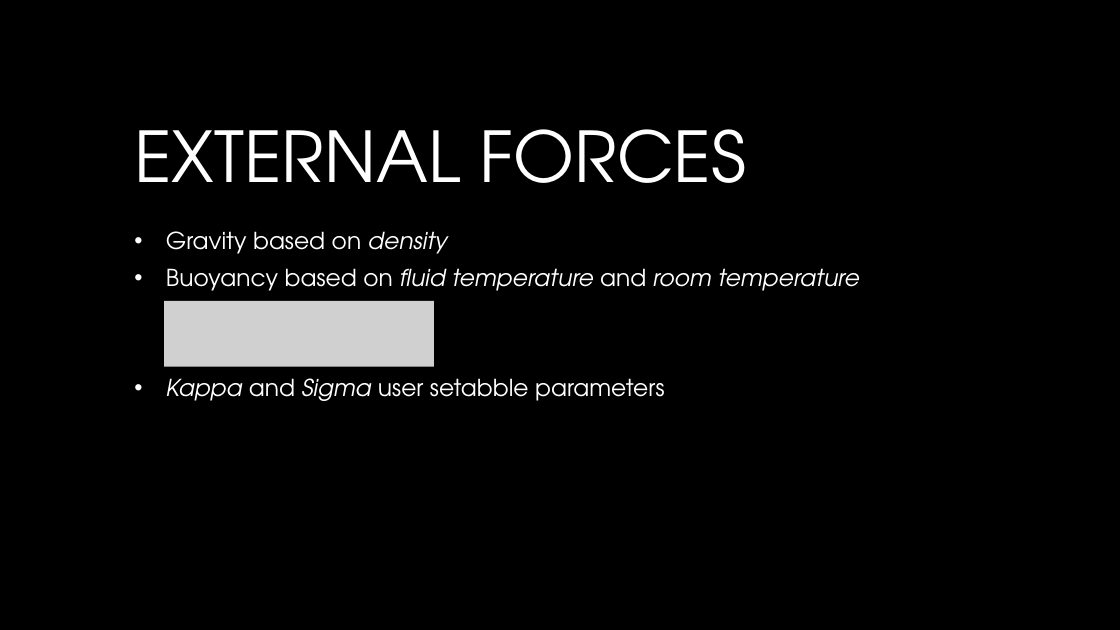
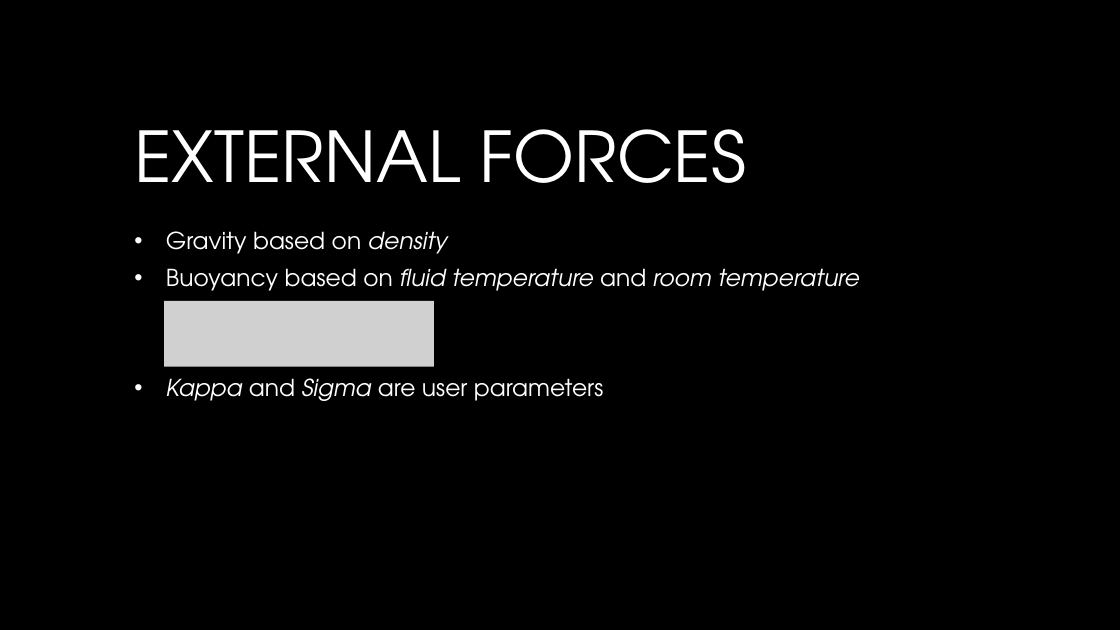
Before and after one commit to jan-van-bergen/FluidSim, a slide deck: slide 3 of Fluid simulation sandbox.pptx. Drawn at 1120x630 pixels with LibreOffice and Linux fonts; fonts in the diff are those of the drawing; grey boxes stand for pictures; background and template pictures are left out. Boxes give left, top, right and bottom in pixels: in the first picture for what was removed or moved away, otherwise in the second. Text is boxed around its words. In the diff, an @@ line names an element or a change of style, - is before the commit and + after.

Commit message:
Updated powerpoint

```diff
--- a/Fluid simulation sandbox.pptx
+++ b/Fluid simulation sandbox.pptx
@@ subtitle at [166, 378, 604, 401]: text changed @@
-• Kappa and Sigma user setabble parameters
+• Kappa and Sigma are user parameters
```
Also in this commit, not shown: 1 other slide changed, 1 other file.
